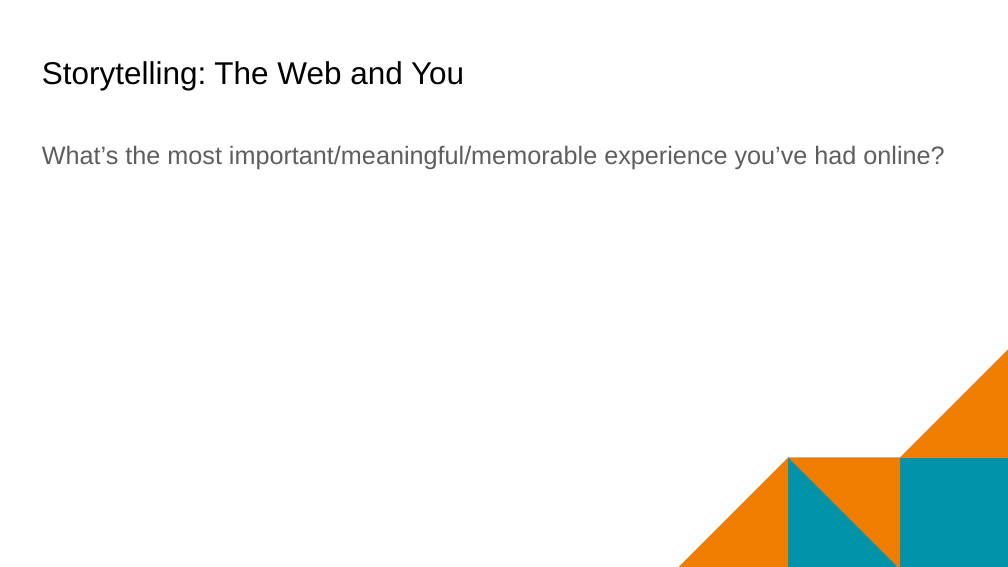
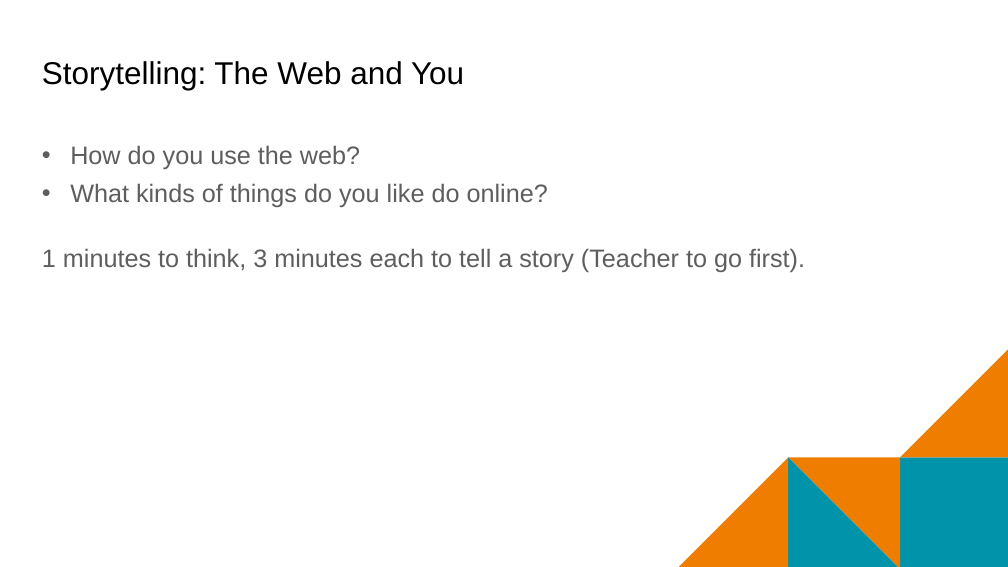
Before and after one commit to mr-eggleton/web-lit-core, a slide deck: slide 7 of final ppt/01-web-and-you.pptx. Drawn at 1008x567 pixels with LibreOffice and Linux fonts; fonts in the diff are those of the drawing; background and template pictures are left out. Boxes give left, top, right and bottom in pixels: in the first picture for what was removed or moved away, otherwise in the second. Text is boxed around its words. In the diff, an @@ line names an element or a change of style, - is before the commit and + after.

Commit message:
Change the story question?

```diff
--- a/final ppt/01-web-and-you.pptx
+++ b/final ppt/01-web-and-you.pptx
@@ text at [42, 145, 805, 272]: text changed @@
-What’s the most important/meaningful/memorable experience you’ve had online?
+• How do you use the web?
+• What kinds of things do you like do online?
+1 minutes to think, 3 minutes each to tell a story (Teacher to go first).
```
Also in this commit, not shown: 1 other slide changed, 1 other file.
